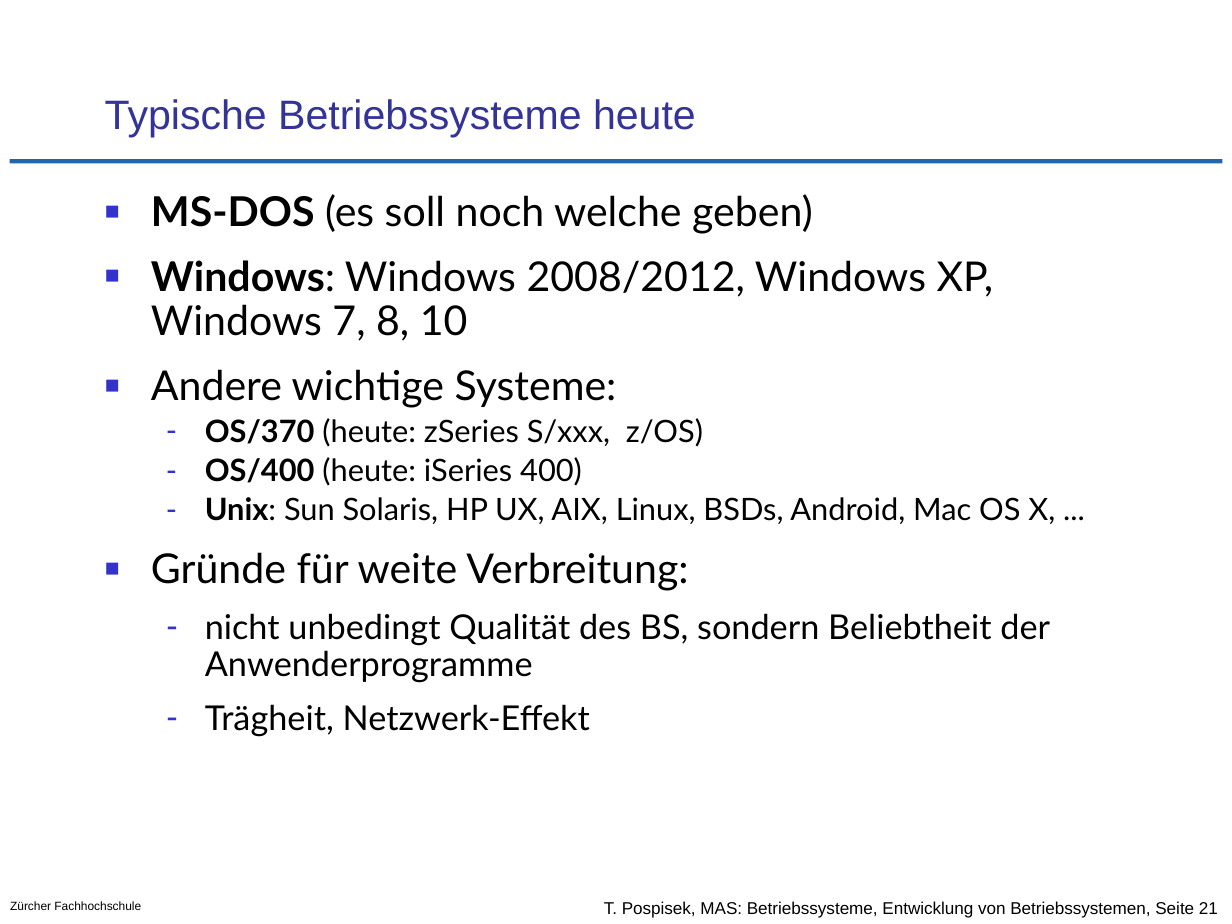
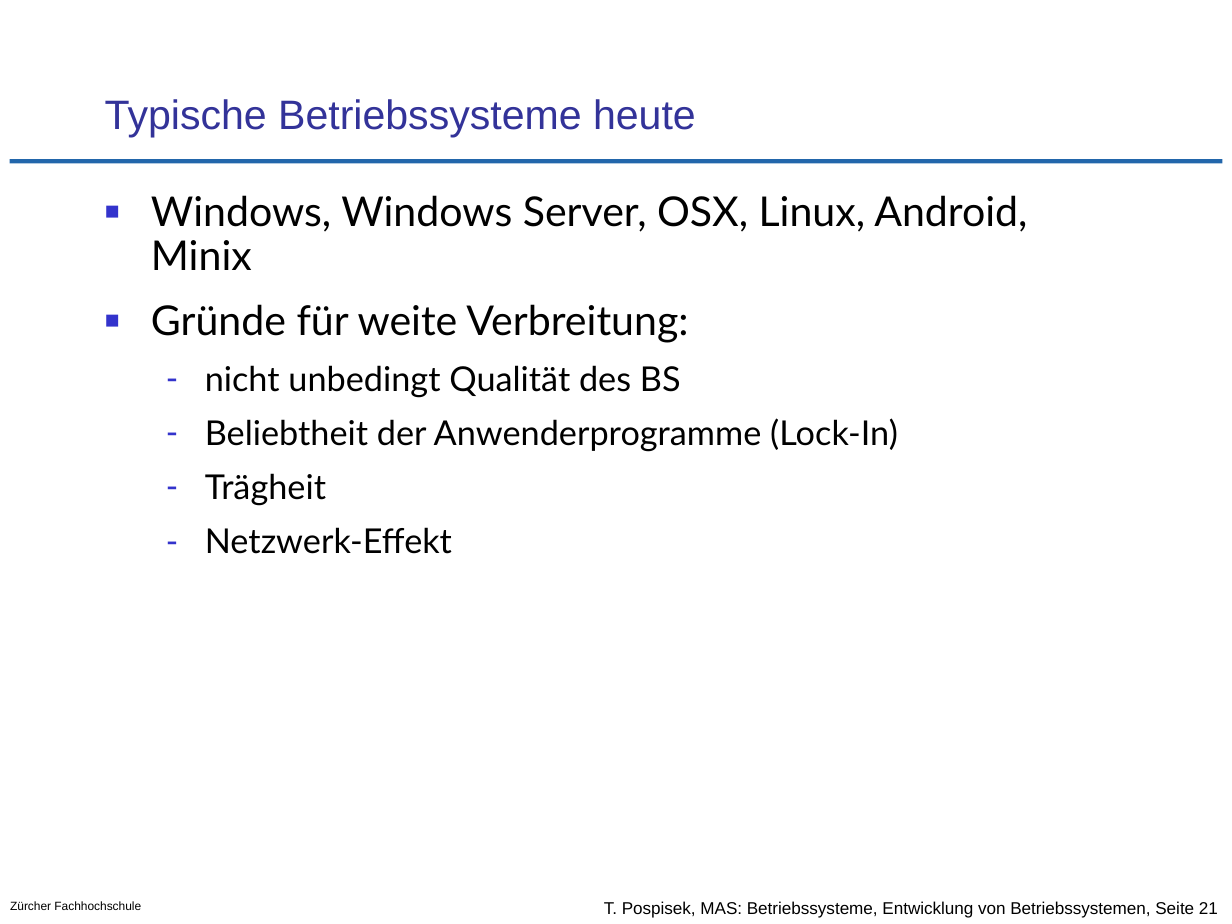
Before and after one commit to tpo/betriebssysteme, a slide deck: slide 21 of 01-2_Entwicklung_von_Betriebssystemen.odp. Drawn at 1232x924 pixels with LibreOffice and Linux fonts; fonts in the diff are those of the drawing; background and template pictures are left out. Boxes give left, top, right and bottom in pixels: in the first picture for what was removed or moved away, otherwise in the second. Text is boxed around its words. In the diff, an @@ line names an element or a change of style, - is before the commit and + after.

Commit message:
Anpassung an neues CAS Format/Länge
S.13 vereinfacht
S.21 vereinfacht
S.24 + Windwos Server 2019
S.27 Windwos NT zu ressourcenhungrig
S.31 neue Seite für Windows 2019
S.34 besser definiert, wo Linux existiert
S.37 Cloud basiert auch auf Open Source...

```diff
--- a/01-2_Entwicklung_von_Betriebssystemen.odp
+++ b/01-2_Entwicklung_von_Betriebssystemen.odp
@@ text at bbox=[151, 195, 1027, 270]: text changed; size 18 to 24 pt @@
-■ MS-DOS (es soll noch welche geben)
-■ Windows: Windows 2008/2012, Windows XP, Windows 7, 8, 10
-■ Andere wichtige Systeme:
-  – OS/370 (heute: zSeries S/xxx, z/OS)
-  – OS/400 (heute: iSeries 400)
-  – Unix: Sun Solaris, HP UX, AIX, Linux, BSDs, Android, Mac OS X, ...
+■ Windows, Windows Server, OSX, Linux, Android, Minix
@@ text at bbox=[205, 365, 898, 554]: text changed @@
-  – nicht unbedingt Qualität des BS, sondern Beliebtheit der Anwenderprogramme
-  – Trägheit, Netzwerk-Effekt
+  – nicht unbedingt Qualität des BS
+  – Beliebtheit der Anwenderprogramme (Lock-In)
+  – Trägheit
+  – Netzwerk-Effekt
```
Also in this commit, not shown: 5 other slides changed, 1 slide added.
